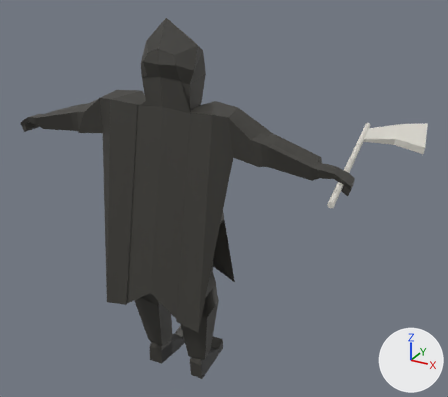
Before and after pictures for a commit that changed the FBX model Assets/EnemyIdle.fbx.
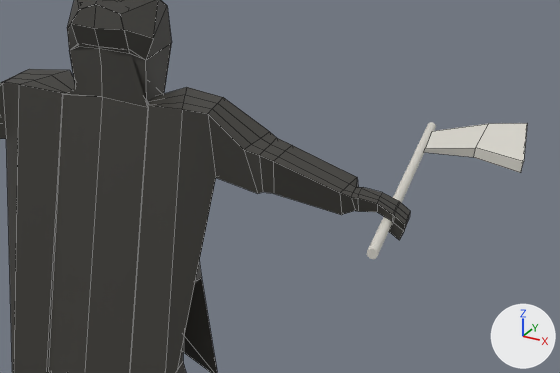
There are two pictures of each version: one whole from a 50 mm lens placed at (8.33, -13.64, 5.61), pointed at (0.59, 0.43, -1.42), one close up on the part from 22% to 100% of the width and 12% to 70% of the height. The lights are fixed; the arrows at lower right show +X, +Y and +Z. The close-ups show mesh edges as thin lines. Where no turn or scale is listed for an object, it has been applied to the vertices.

The first close-up shows 'Axe', 'Cube', 'Enemy'.
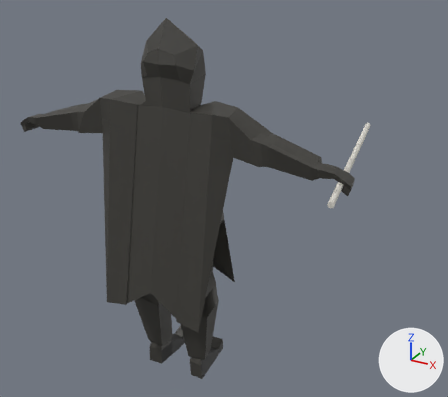
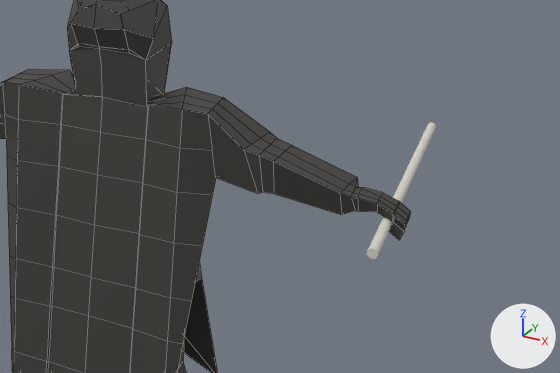
Where the change shows, as pixel boxes [x1, y1, x2, y2] in the close-ups (560 x 373 px):
'Cube', deleted
    before: [425, 123, 527, 173]
part 1 of me_cube_001, built on
    both: [2, 85, 218, 373]

The change, as a diff of the scene's bpy script:
```diff
--- a/Assets/EnemyIdle.fbx.py
+++ b/Assets/EnemyIdle.fbx.py
@@ me_cube_001 @@
 # used by ob_enemy; location = (0.0, 0.0, 0.0)
-me_cube_001.from_pydata(...)  # 505 vertices, 422 faces; spans x -4.81..4.81, y -2.5..0.06, z -6.31..3.67
+me_cube_001.from_pydata(...)  # 590 vertices, 504 faces; spans x -4.81..4.81, y -2.5..0.06, z -6.31..3.67
+# me_cube_001 part 1
+# 22 faces are deleted
+# 85 vertices are added at x -1.9..1.9, y -2.38..-1.24, z -2.81..1.11
+# 104 new faces join them, mat_upper_body (black #3d3b36)
 me_cube_001.materials.append(mat_upper_body)
@@ ob_cube @@
-ob_cube = bpy.data.objects.new('Cube', me_cube)
-ob_cube.location = (7.23, 0.62, -1.42)
```
